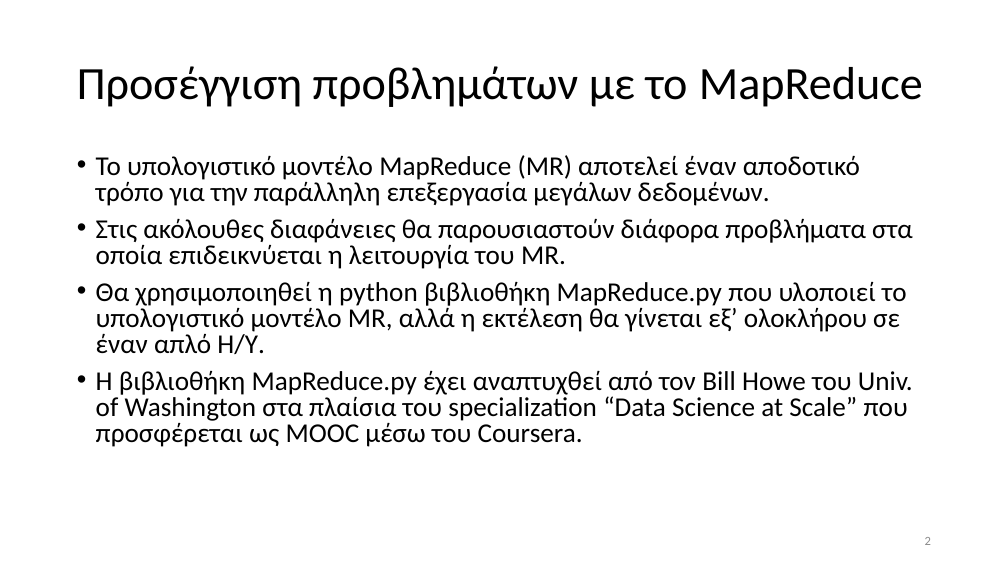
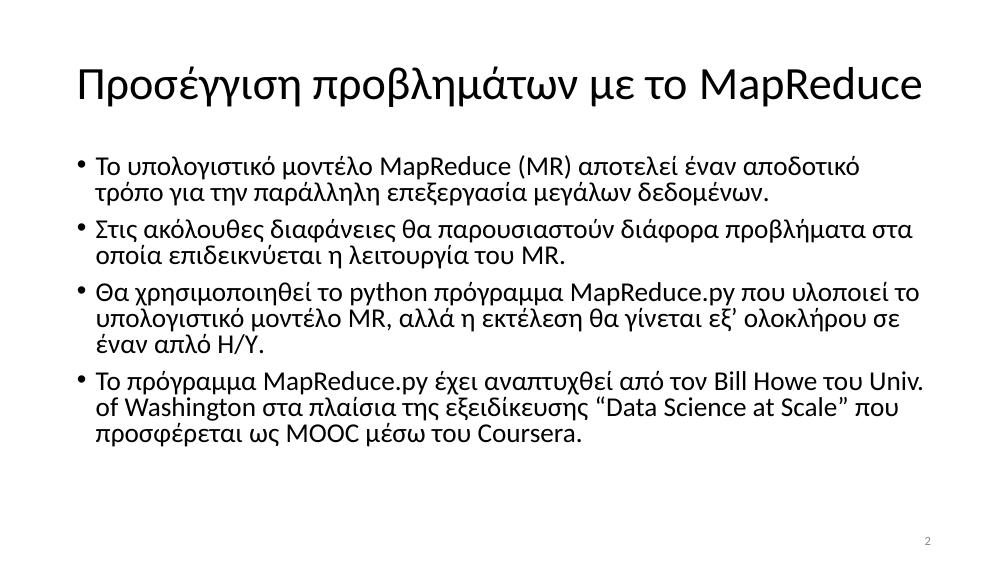
Before and after one commit to chgogos/big_data, a slide deck: slide 2 of 05. Map Reduce παραδείγματα.pptx. Drawn at 1008x567 pixels with LibreOffice and Linux fonts; fonts in the diff are those of the drawing. Boxes give left, top, right and bottom in pixels: in the first picture for what was removed or moved away, otherwise in the second. Text is boxed around its words. In the diff, an @@ line names an element or a change of style, - is before the commit and + after.

Commit message:
map reduce παραδείγματα

```diff
--- a/05. Map Reduce παραδείγματα.pptx
+++ b/05. Map Reduce παραδείγματα.pptx
@@ text at [96, 282, 924, 447]: text changed @@
-• Θα χρησιμοποιηθεί η python βιβλιοθήκη MapReduce.py που υλοποιεί το υπολογιστικό μοντέλο MR, αλλά η εκτέλεση θα γίνεται εξ’ ολοκλήρου σε έναν απλό Η/Υ.
-• Η βιβλιοθήκη MapReduce.py έχει αναπτυχθεί από τον Bill Howe του Univ. of Washington στα πλαίσια του specialization “Data Science at Scale” που προσφέρεται ως MOOC μέσω του Coursera.
+• Θα χρησιμοποιηθεί το python πρόγραμμα MapReduce.py που υλοποιεί το υπολογιστικό μοντέλο MR, αλλά η εκτέλεση θα γίνεται εξ’ ολοκλήρου σε έναν απλό Η/Υ.
+• Το πρόγραμμα MapReduce.py έχει αναπτυχθεί από τον Bill Howe του Univ. of Washington στα πλαίσια της εξειδίκευσης “Data Science at Scale” που προσφέρεται ως MOOC μέσω του Coursera.
```
Also in this commit, not shown: 2 other slides changed, 1 slide added, 8 other files.
